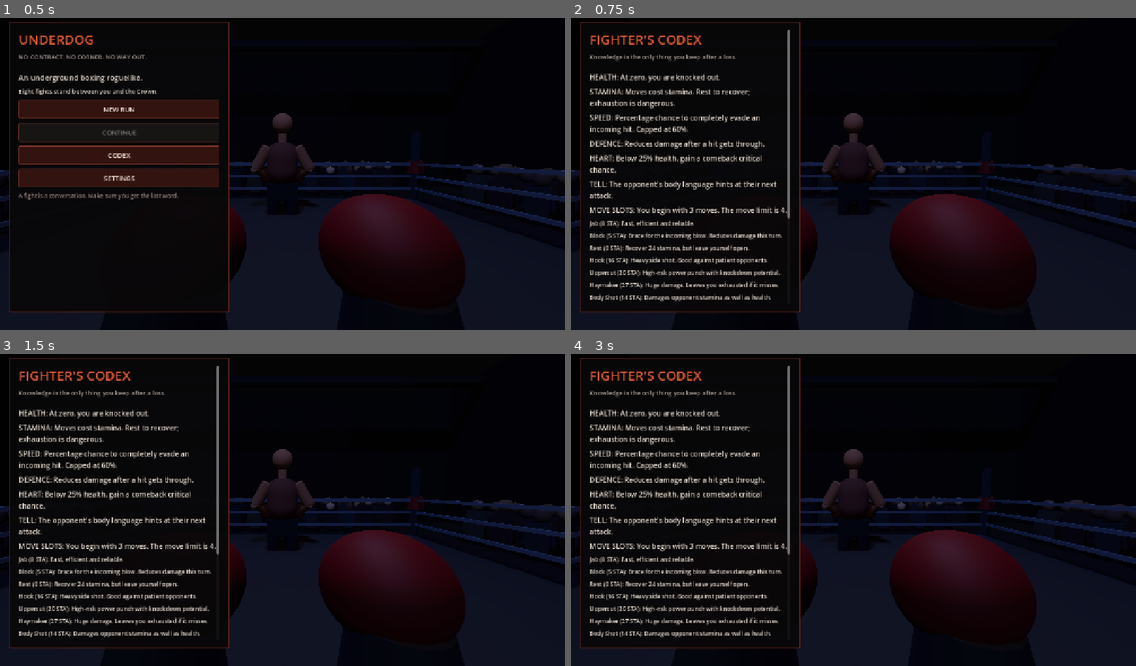
Above: before the commit, frames 1-4 (two rows, left to right).
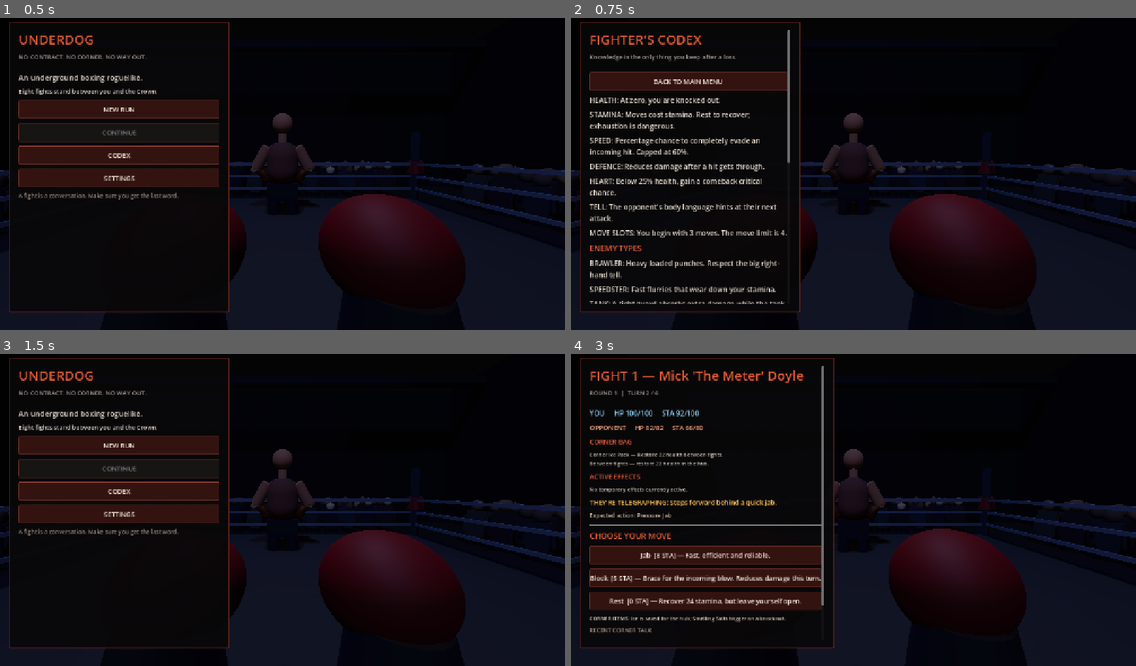
Above: after the commit, the same moments.

Repository: sedhehe/TheLastRound
Game: Godot game, scene res://scenes/main.tscn
The game is run twice, just before and just after one commit, with the same random seed, the same clock (stepped at 60 frames per second) and the same inputs.
Inputs (mouse positions are in pixels of both pictures, inside the frame that each line leads up to):
- Up to frame 1 (0.5 s): no input
- Up to frame 2 (0.75 s): click "CODEX" at 0.5 s
- Up to frame 3 (1.5 s): click (118, 416) at 1.25 s, where only the run after the commit has a clickable "BACK TO MAIN MENU"
- Up to frame 4 (3 s): click (689, 444) at 2 s, where only the run after the commit has a clickable "NEW RUN"; click (706, 553) at 2.75 s, where only the run after the commit has a clickable "Jab [8 STA] — Fast, efficient…"

Frame 1 is identical in both runs. In frame 2, 9.9% of the frame differs, in the area x 3-39%, y 17-92%; in frame 3, 12%; in frame 4, 16%, in the area x 3-83%, y 1-95%.

Commit message:
Add always-visible Codex exit and archetype guide

Diff:
--- a/scripts/main.gd
+++ b/scripts/main.gd
@@ -323,6 +323,9 @@
 func _clear_ui() -> void:
 	for child in content.get_children():
 		child.queue_free()
+
+	if is_instance_valid(ui_scroll):
+		ui_scroll.scroll_vertical = 0
 
 
 func _label(
@@ -1678,6 +1681,8 @@
 		"Knowledge is the only thing you keep after a loss."
 	)
 
+	_button("BACK TO MAIN MENU", _show_main_menu)
+
 	_label("HEALTH: At zero, you are knocked out.")
 	_label("STAMINA: Moves cost stamina. Rest to recover; exhaustion is dangerous.")
 	_label("SPEED: Percentage chance to completely evade an incoming hit. Capped at 60%.")
@@ -1685,6 +1690,13 @@
 	_label("HEART: Below 25% health, gain a comeback critical chance.")
 	_label("TELL: The opponent's body language hints at their next attack.")
 	_label("MOVE SLOTS: You begin with 3 moves. The move limit is 4.")
+	_label("ENEMY TYPES", 18, Color(0.9, 0.36, 0.22))
+	_label("BRAWLER: Heavy loaded punches. Respect the big right-hand tell.")
+	_label("SPEEDSTER: Fast flurries that wear down your stamina.")
+	_label("TANK: A tight guard absorbs extra damage while the tank has stamina.")
+	_label("COUNTER-PUNCHER: Punishes committed attack moves. Mix in defence and utility.")
+	_label("DIRTY FIGHTER: Successful hits also drain your stamina.")
+	_label("FINAL CHAMPION: Timed surges hit harder on turns 3 and 6 of each round.")
 
 	for move in moves:
 		_label(
